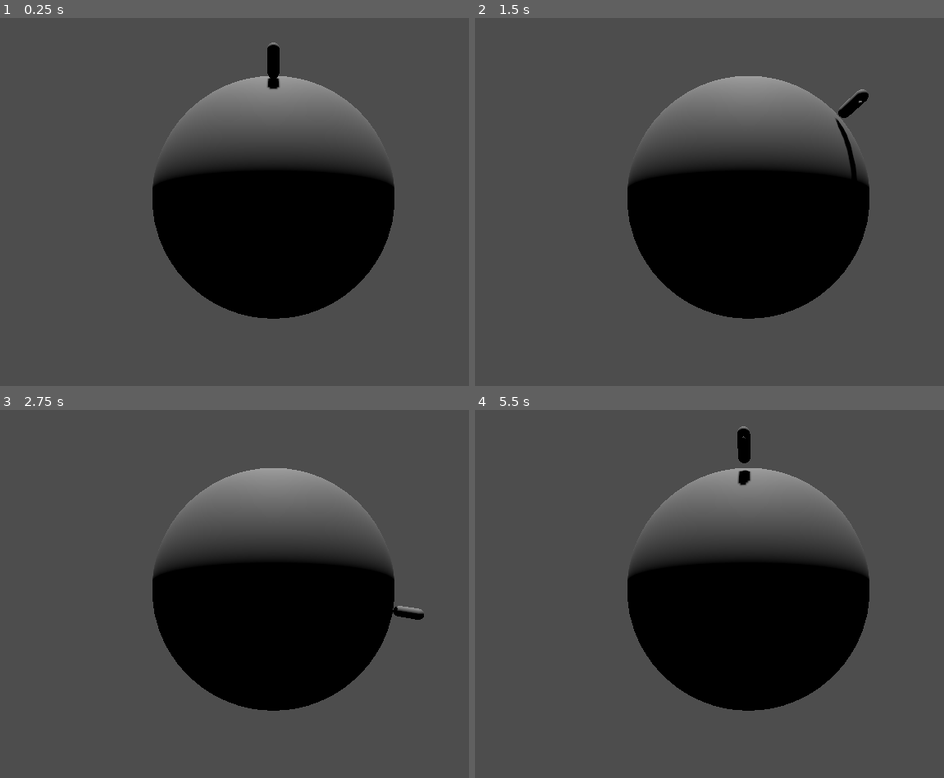
Above: before the commit, frames 1-4 (two rows, left to right).
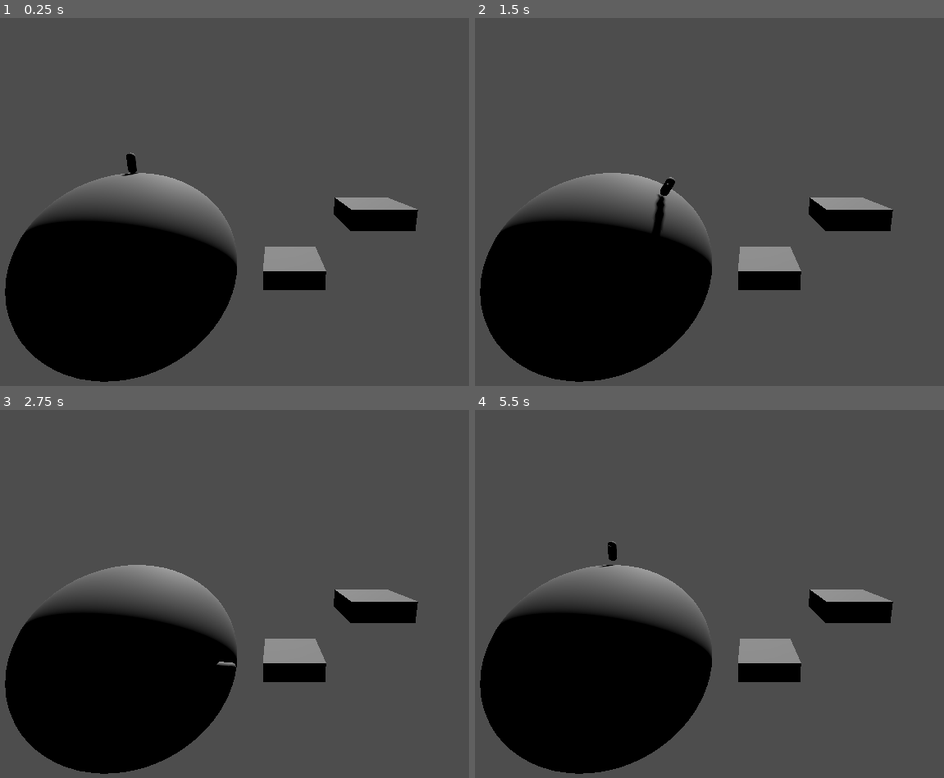
Above: after the commit, the same moments.

Repository: kazeraniman/GalaxyGravity
Game: Godot game, scene res://Scenes/Main.tscn
The game is run twice, just before and just after one commit, with the same random seed, the same clock (stepped at 60 frames per second) and the same inputs.
Inputs:
- Up to frame 1 (0.25 s): no input
- Up to frame 2 (1.5 s): tap Enter at 0.5 s; hold D (move_right) 0.53-1.28 s; tap Space (jump) at 0.77 s; hold S (move_backward) from 1.28 s (still down)
- Up to frame 3 (2.75 s): tap Space (jump) at 1.52 s; release S (move_backward) at 2.03 s; hold D (move_right) from 2.03 s (still down)
- Up to frame 4 (5.5 s): release D (move_right) at 2.78 s; hold W (move_forward) 2.78-3.53 s; tap Space (jump) at 3.02, 3.77, 4.52 s; hold A (move_left) 3.53-5.03 s; hold S (move_backward) from 5.03 s (still down)

The runs differ from the first frame. In frame 1, 35% of the frame differs, in the area x 1-90%, y 6-99%; in frame 2, 35%; in frame 3, 35%; in frame 4, 35%, in the area x 1-90%, y 4-99%.

Commit message:
Adding in a parallel gravity field to start mixing fields for some fun effects. Rotation of the player is completely borked though.

Diff:
--- /dev/null
+++ b/Scenes/GravityFields/ParallelGravityField.tscn
@@ -0,0 +1,14 @@
+[gd_scene load_steps=3 format=3 uid="uid://bwf6uy70vj84d"]
+
+[ext_resource type="Script" path="res://Scripts/GravityFields/ParallelGravityField.gd" id="1_umpi2"]
+
+[sub_resource type="BoxShape3D" id="BoxShape3D_25kus"]
+
+[node name="ParallelGravityField" type="Node3D"]
+script = ExtResource("1_umpi2")
+
+[node name="Collider" type="Area3D" parent="."]
+collision_layer = 4
+
+[node name="CollisionShape3D" type="CollisionShape3D" parent="Collider"]
+shape = SubResource("BoxShape3D_25kus")
--- a/Scenes/GravityFields/SphericalGravityField.tscn
+++ b/Scenes/GravityFields/SphericalGravityField.tscn
@@ -3,11 +3,10 @@
 [ext_resource type="Script" path="res://Scripts/GravityFields/SphericalGravityField.gd" id="1_pwy2n"]
 
 [sub_resource type="SphereShape3D" id="SphereShape3D_44fuu"]
-radius = 10.0
+radius = 1.0
 
 [node name="SphericalGravityField" type="Node3D"]
 script = ExtResource("1_pwy2n")
-priority = null
 
 [node name="Collider" type="Area3D" parent="."]
 collision_layer = 4
--- a/Scenes/Main.tscn
+++ b/Scenes/Main.tscn
@@ -1,6 +1,7 @@
-[gd_scene load_steps=5 format=3 uid="uid://bvgt58chq0msp"]
+[gd_scene load_steps=8 format=3 uid="uid://bvgt58chq0msp"]
 
 [ext_resource type="PackedScene" uid="uid://dp0r43r81em43" path="res://Scenes/Player.tscn" id="1_hg3vi"]
+[ext_resource type="PackedScene" uid="uid://bwf6uy70vj84d" path="res://Scenes/GravityFields/ParallelGravityField.tscn" id="2_64ex5"]
 [ext_resource type="PackedScene" uid="uid://d0lql4w8im2f5" path="res://Scenes/GravityFields/SphericalGravityField.tscn" id="2_g2q5u"]
 
 [sub_resource type="SphereShape3D" id="SphereShape3D_tlsfm"]
@@ -10,10 +11,13 @@
 radius = 5.0
 height = 10.0
 
+[sub_resource type="BoxShape3D" id="BoxShape3D_w5a34"]
+size = Vector3(3, 1, 3)
+
+[sub_resource type="BoxMesh" id="BoxMesh_67rvf"]
+size = Vector3(3, 1, 3)
+
 [node name="Main" type="Node"]
-
-[node name="Camera" type="Camera3D" parent="."]
-transform = Transform3D(1, 0, 0, 0, 0.788011, 0.615662, 0, -0.615662, 0.788011, 0, 6.677, 8.827)
 
 [node name="Ground" type="StaticBody3D" parent="."]
 collision_layer = 2
@@ -25,6 +29,40 @@
 [node name="Model" type="MeshInstance3D" parent="Ground"]
 mesh = SubResource("SphereMesh_nkok4")
 
+[node name="SphericalGravityField" parent="Ground" instance=ExtResource("2_g2q5u")]
+radius = 10.0
+
+[node name="Ground2" type="StaticBody3D" parent="."]
+transform = Transform3D(1, 0, 0, 0, 1, 0, 0, 0, 1, 8, 0, 0)
+collision_layer = 2
+collision_mask = 0
+
+[node name="Collider" type="CollisionShape3D" parent="Ground2"]
+shape = SubResource("BoxShape3D_w5a34")
+
+[node name="Model" type="MeshInstance3D" parent="Ground2"]
+mesh = SubResource("BoxMesh_67rvf")
+
+[node name="ParallelGravityField" parent="Ground2" instance=ExtResource("2_64ex5")]
+size = Vector3(3, 6, 3)
+priority = 1
+
+[node name="Ground3" type="StaticBody3D" parent="."]
+transform = Transform3D(1, 0, 0, 0, 1, 0, 0, 0, 1, 12, 3, 0)
+collision_layer = 2
+collision_mask = 0
+
+[node name="Collider" type="CollisionShape3D" parent="Ground3"]
+shape = SubResource("BoxShape3D_w5a34")
+
+[node name="Model" type="MeshInstance3D" parent="Ground3"]
+mesh = SubResource("BoxMesh_67rvf")
+
+[node name="ParallelGravityField" parent="Ground3" instance=ExtResource("2_64ex5")]
+transform = Transform3D(1, 0, 0, 0, -1, 8.74228e-08, 0, -8.74228e-08, -1, 0, 0, 0)
+size = Vector3(3, 6, 3)
+priority = 1
+
 [node name="Player" parent="." instance=ExtResource("1_hg3vi")]
 transform = Transform3D(1, 0, 0, 0, 1, 0, 0, 0, 1, 0, 5, 0)
 
@@ -32,5 +70,5 @@
 transform = Transform3D(1, 0, 0, 0, -0.707107, 0.707107, 0, -0.707107, -0.707107, 0, 0, 0)
 shadow_enabled = true
 
-[node name="SphericalGravityField" parent="." instance=ExtResource("2_g2q5u")]
-priority = 0
+[node name="Camera3D" type="Camera3D" parent="."]
+transform = Transform3D(1, 0, 0, 0, 0.979575, 0.201078, 0, -0.201078, 0.979575, 7, 6, 12)
--- /dev/null
+++ b/Scripts/GravityFields/ParallelGravityField.gd
@@ -0,0 +1,12 @@
+@tool
+extends GravityField
+
+@export var size: Vector3 = Vector3.ONE: set = set_size
+
+
+func get_gravity(_target_position: Vector3) -> Vector3:
+	return gravity * (Vector3.DOWN * quaternion).normalized()
+
+func set_size(new_size: Vector3):
+	size = new_size
+	$Collider/CollisionShape3D.shape.size = new_size
--- a/Scripts/GravityFields/SphericalGravityField.gd
+++ b/Scripts/GravityFields/SphericalGravityField.gd
@@ -8,8 +8,5 @@
 	return gravity * (position - target_position).normalized()
 
 func set_radius(new_radius: float):
-	if not is_inside_tree():
-		return
-
 	radius = new_radius
 	$Collider/CollisionShape3D.shape.radius = new_radius
--- a/Scripts/Player.gd
+++ b/Scripts/Player.gd
@@ -2,34 +2,25 @@
 
 @export var speed: float = 5
 @export var jump_impulse: float = 5
+@export var default_gravity_vector: Vector3 = Vector3(0, -9.8, 0)
 
 var gravity_vector: Vector3 = Vector3.DOWN
 var gravity_fields: Array = []
 var current_gravity_field: GravityField = null
 
 func _physics_process(delta):
-	# Check directional inputs
-	var forwardStrength: float = Input.get_action_strength("move_forward")
-	var backwardStrength: float = Input.get_action_strength("move_backward")
-	var leftStrength: float = Input.get_action_strength("move_left")
-	var rightStrength: float = Input.get_action_strength("move_right")
-
 	# Determine gravity and normal
 	var old_gravity_vector: Vector3 = gravity_vector
-	gravity_vector =  current_gravity_field.get_gravity(position) if current_gravity_field != null else old_gravity_vector
+	gravity_vector =  current_gravity_field.get_gravity(position) if current_gravity_field != null else default_gravity_vector
 	var normal_vector: Vector3 = -(gravity_vector.normalized())
 	up_direction = normal_vector
 
 	# Determine the "ground" movement direction
 	var direction: Vector3 = Vector3.ZERO
-	if forwardStrength > 0:
-		direction.z -= forwardStrength
-	if backwardStrength > 0:
-		direction.z += backwardStrength
-	if leftStrength > 0:
-		direction.x -= leftStrength
-	if rightStrength > 0:
-		direction.x += rightStrength
+	direction.z -= Input.get_action_strength("move_forward")
+	direction.z += Input.get_action_strength("move_backward")
+	direction.x -= Input.get_action_strength("move_left")
+	direction.x += Input.get_action_strength("move_right")
 
 	# Normalize the movement to avoid super-speed diagonals
 	if direction.length() > 1:
